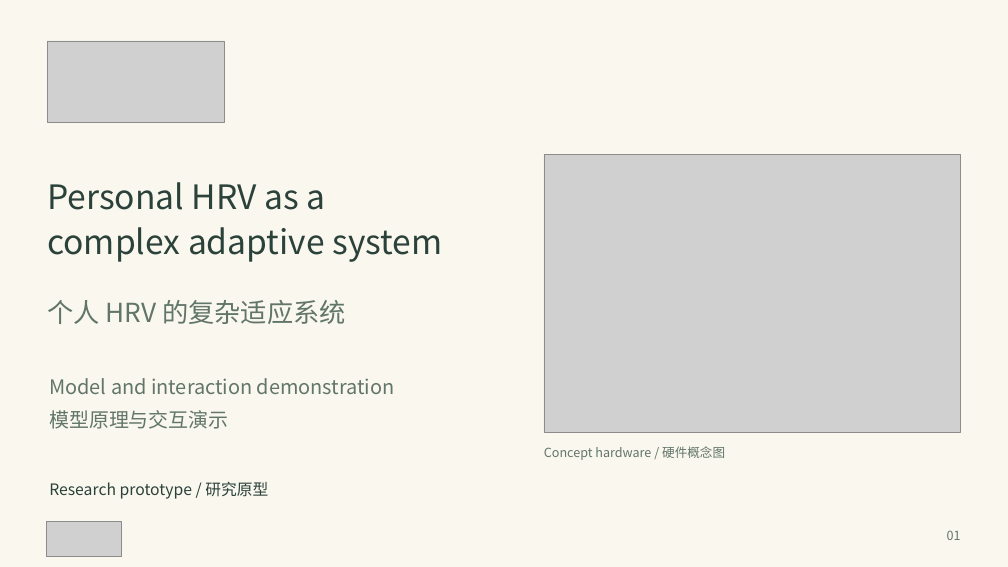
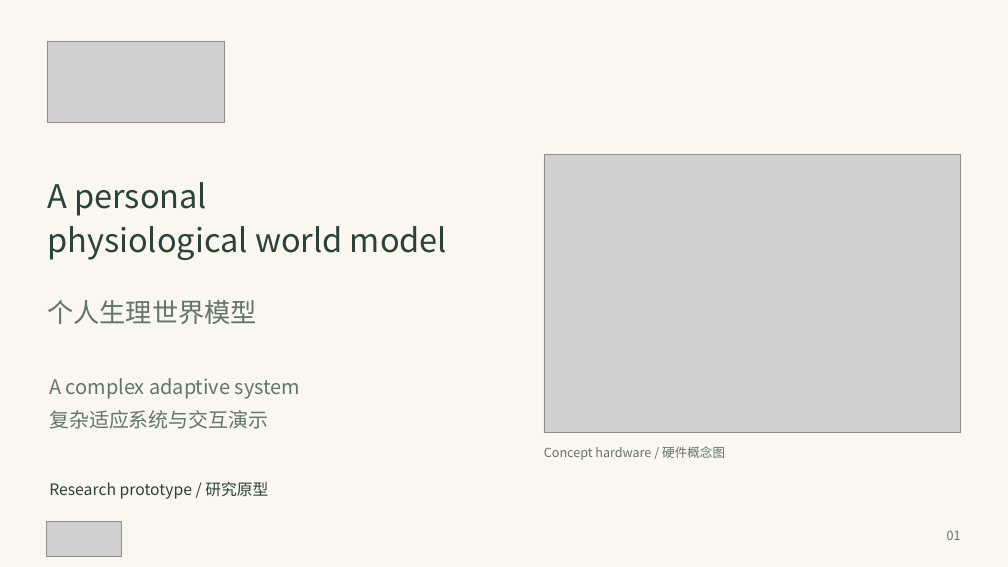
Before and after one commit to DiamondCao1996/mond-phone-preview, a slide deck: slide 1 of docs/demo/MOND_Adaptive_System_EN_ZH.pptx. Drawn at 1008x567 pixels with LibreOffice and Linux fonts; fonts in the diff are those of the drawing; grey boxes stand for pictures. Boxes give left, top, right and bottom in pixels: in the first picture for what was removed or moved away, otherwise in the second. Text is boxed around its words. In the diff, an @@ line names an element or a change of style, - is before the commit and + after.

Commit message:
Restore full physiological world-model scope and original evidence map

```diff
--- a/docs/demo/MOND_Adaptive_System_EN_ZH.pptx
+++ b/docs/demo/MOND_Adaptive_System_EN_ZH.pptx
@@ text at (47, 182, 447, 260): text changed; size 32 to 31 pt @@
-Personal HRV as a
-complex adaptive system
+A personal
+physiological world model
@@ text at (47, 300, 257, 324): text changed @@
-个人 HRV 的复杂适应系统
+个人生理世界模型
@@ text at (49, 378, 300, 399): text changed @@
-Model and interaction demonstration
+A complex adaptive system
@@ text at (49, 410, 268, 429): text changed @@
-模型原理与交互演示
+复杂适应系统与交互演示
```
Also in this commit, not shown: 3 other slides changed, 4 slides added, 4 slides removed, 3 other files.
